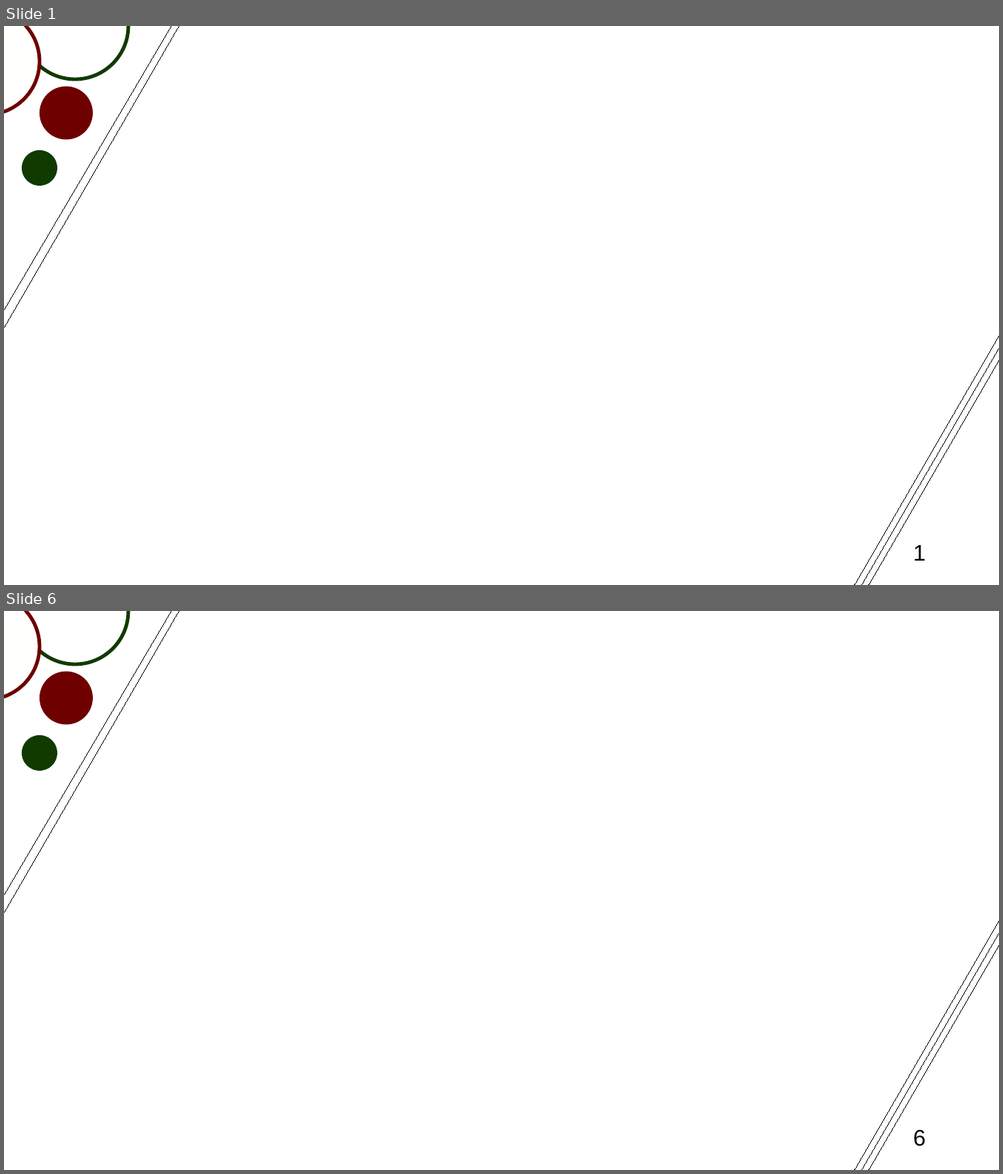
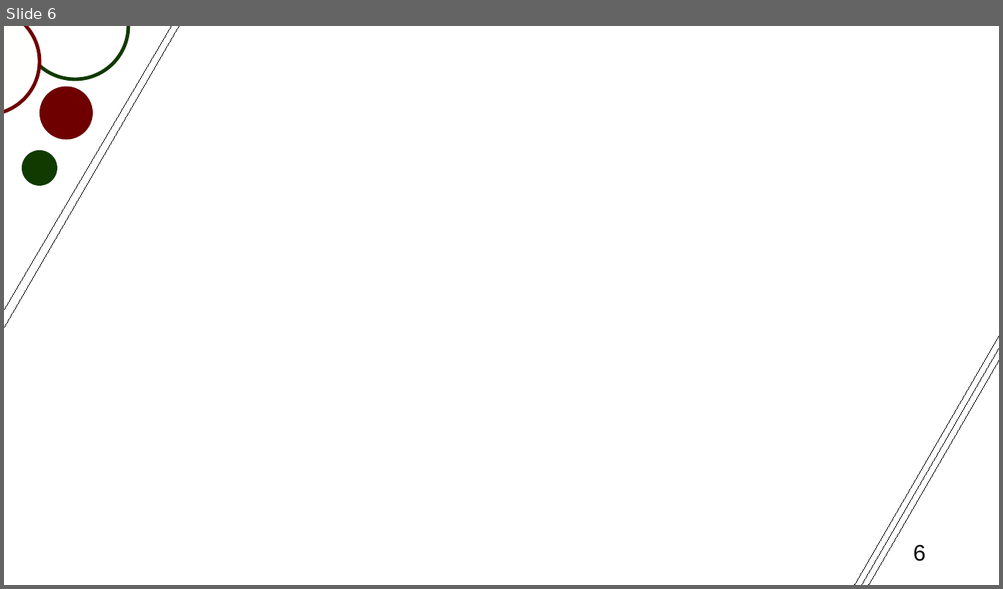
Before and after one commit to Tolrom/JeffPizza, a slide deck: presentation.odp. Shown one above the other, each under a label of ours: slides 1 and 6 before the commit, slide 6 after it; the slides between them are not shown. The pictures are 1003x1174 and 1003x589 pixels, drawn with LibreOffice and Linux fonts; fonts in the diff are those of the drawing. Boxes give left, top, right and bottom in pixels: in the first picture for what was removed or moved away, otherwise in the second. Text is boxed around its words. In the diff, an @@ line names an element or a change of style, - is before the commit and + after.

```diff
--- a/presentation.odp
+++ b/presentation.odp
@@ slide 1 removed at (4, 26, 999, 585), background #FFFFFF @@
@@ line removed from (4, 329) to (200, 26) @@
@@ line removed from (4, 310) to (182, 26) @@
@@ ellipse removed at (4, 26, 40, 115) @@
@@ ellipse removed at (22, 26, 128, 79) @@
@@ ellipse removed at (40, 87, 93, 140) @@
@@ ellipse removed at (22, 150, 57, 186) @@
@@ line removed from (839, 585) to (999, 275) @@
@@ line removed from (846, 585) to (999, 275) @@
@@ line removed from (854, 585) to (999, 275) @@
@@ page number removed at (913, 545, 925, 561) @@
-1
```
Also in this commit, not shown: 1 slide changed, 5 slides added, 4 other slides removed.
